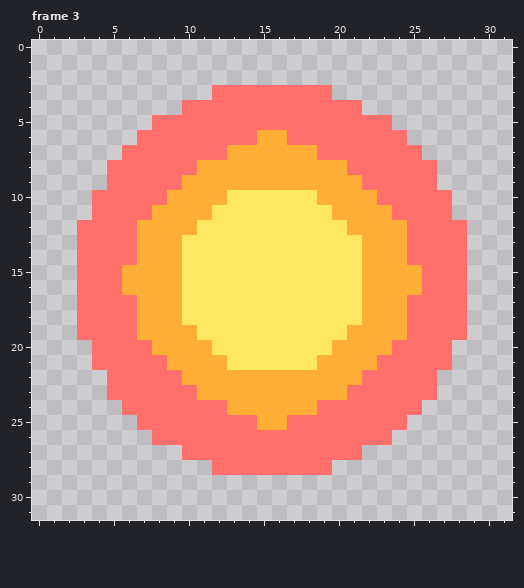
File history of a pixel-art file, Assets/kenney_tiny-dungeon/Custom/Player/FireBall.aseprite. The picture above was drawn from the file before the commit.
32x32 pixels, 3 frames. Shown: frame 3.
New version:
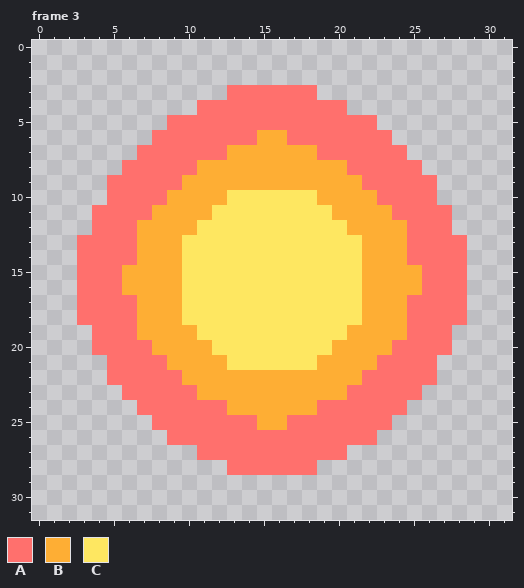
Palette (. is transparent): A #ff706d  B #feae34  C #fee761
Difference:
Frame 3:
The author cleared colour A in row 3 at x 12 and 19; in row 4 at x 10 and 21; in row 5 at x 8 and 23; in row 6 at x 7 and 24; in row 7 at x 6 and 25; in row 8 at x 5 and 26.
The author cleared colour A in row 10 at x 4 and 27; in row 12 at x 3 and 28; in row 19 at x 3 and 28; in row 21 at x 4 and 27; in row 23 at x 5 and 26; in row 24 at x 6 and 25.
The author cleared colour A in row 25 at x 7 and 24; in row 26 at x 8 and 23; in row 27 at x 10 and 21; in row 28 at x 12 and 19.
Where, in picture pixels (left, top, right, bottom), the same in both pictures:
erased: (77, 85, 227, 235)
erased: (317, 85, 467, 235)
erased: (77, 325, 227, 475)
erased: (317, 325, 467, 475)
